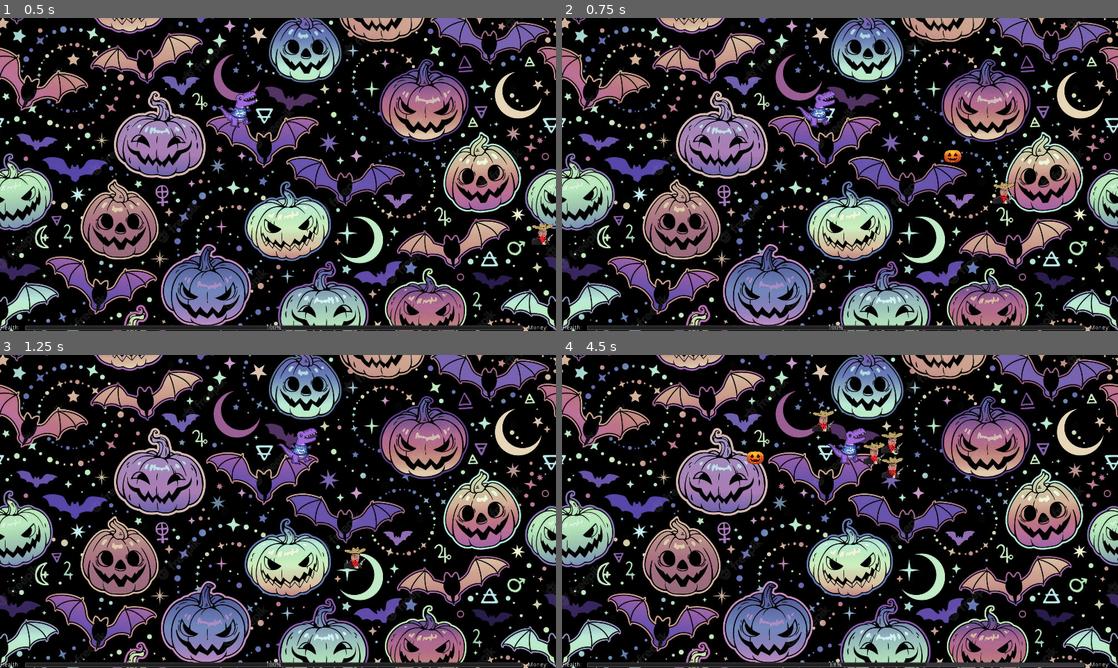
Above: before the commit, frames 1-4 (two rows, left to right).
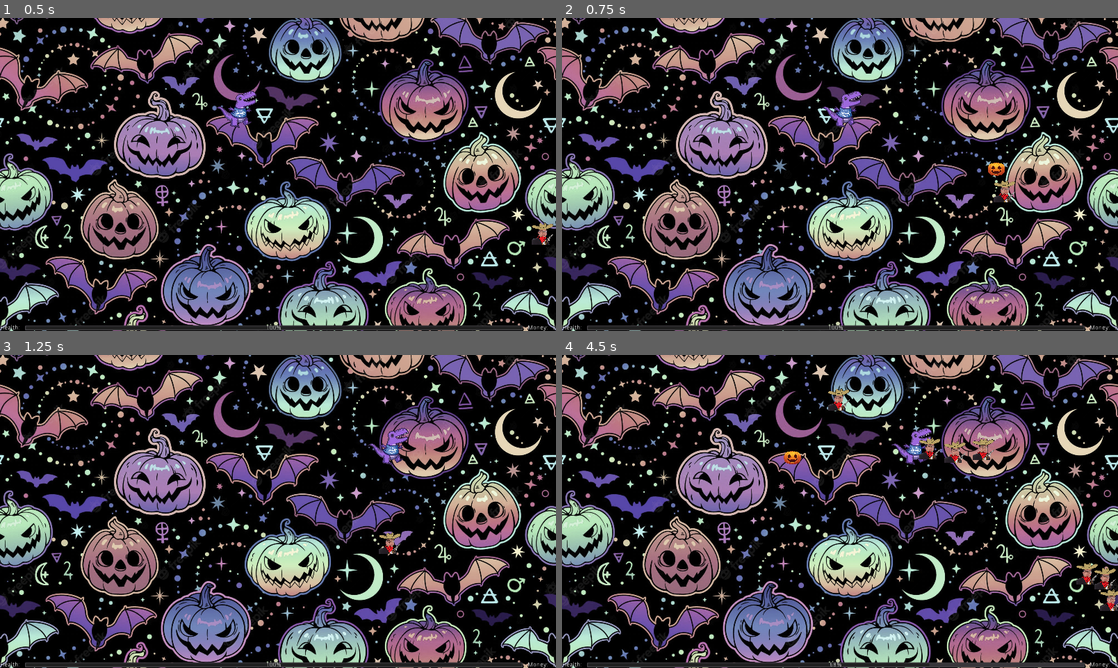
Above: after the commit, the same moments.

Repository: LMBishop/LikKanShootdown
Game: Godot game, scene res://Node2D.tscn
Same seed, same stepped clock (60 frames per second), same inputs: the game is played once before the commit and once after it.
Inputs (mouse positions are in pixels of both pictures, inside the frame that each line leads up to):
- Up to frame 1 (0.5 s): no input
- Up to frame 2 (0.75 s): move the mouse to (962, 158) at 0.52 s; hold Right (right) from 0.53 s (still down); hold Space (click) from 0.53 s (still down)
- Up to frame 3 (1.25 s): keep holding Right (right); keep holding Space (click)
- Up to frame 4 (4.5 s): move the mouse to (728, 527) at 1.27 s; release Right (right) at 1.28 s; release Space (click) at 1.28 s; hold Down (down) 1.28-2.03 s; tap Space (click) at 1.35, 2.85, 4.35 s; move the mouse to (895, 442) at 2.02 s; hold Right (right) 2.03-2.78 s; hold Space (click) 2.03-2.78 s; move the mouse to (812, 574) at 2.77 s; hold Up (up) 2.78-3.53 s; move the mouse to (1006, 558) at 3.52 s; hold Space (click) 3.53-4.28 s; hold Left (left) from 3.53 s (still down); move the mouse to (673, 464) at 4.27 s

Frame 1 is identical in both runs. In frame 2, 1.1% of the frame differs, in the area x 42-82%, y 23-60%; in frame 3, 1.0%; in frame 4, 2.5%, in the area x 33-100%, y 10-100%.

Commit message:
Accelerate player and refactor bullet spawns

Diff:
--- a/Bullet.gd
+++ b/Bullet.gd
@@ -9,12 +9,11 @@
 
 func _ready():
 	screen_size = get_viewport_rect().size
+	target = get_global_mouse_position()
+	velocity = global_position.direction_to(target) * speed
+	position += velocity * 0.05
 
 func _physics_process(delta):
-	target = get_global_mouse_position()
-	if(Input.is_action_pressed("click")  && shot == false):
-		velocity = global_position.direction_to(target) * speed
-		shot = true
 	velocity = move_and_slide(velocity)
 	for i in get_slide_count():
 		var collision = get_slide_collision(i)
--- a/KinematicBody2D.gd
+++ b/KinematicBody2D.gd
@@ -2,7 +2,7 @@
 
 signal hit
 var screen_size
-export (int) var speed = 200
+export (int) var speed = 500
 var spawn_object = load("res://Bullet.tscn")
 var velocity = Vector2()
 onready var globals = get_node("/root/Global")
